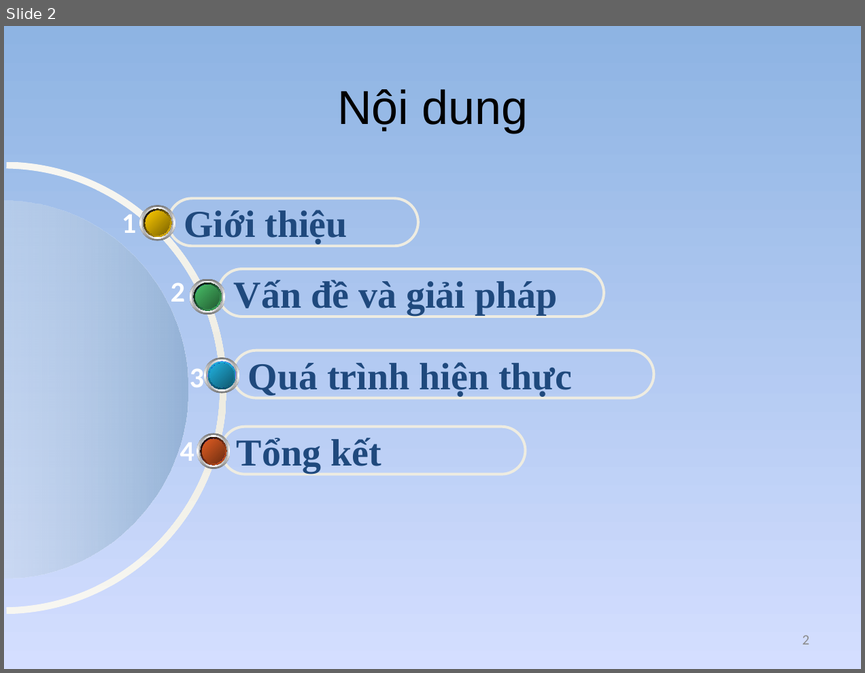
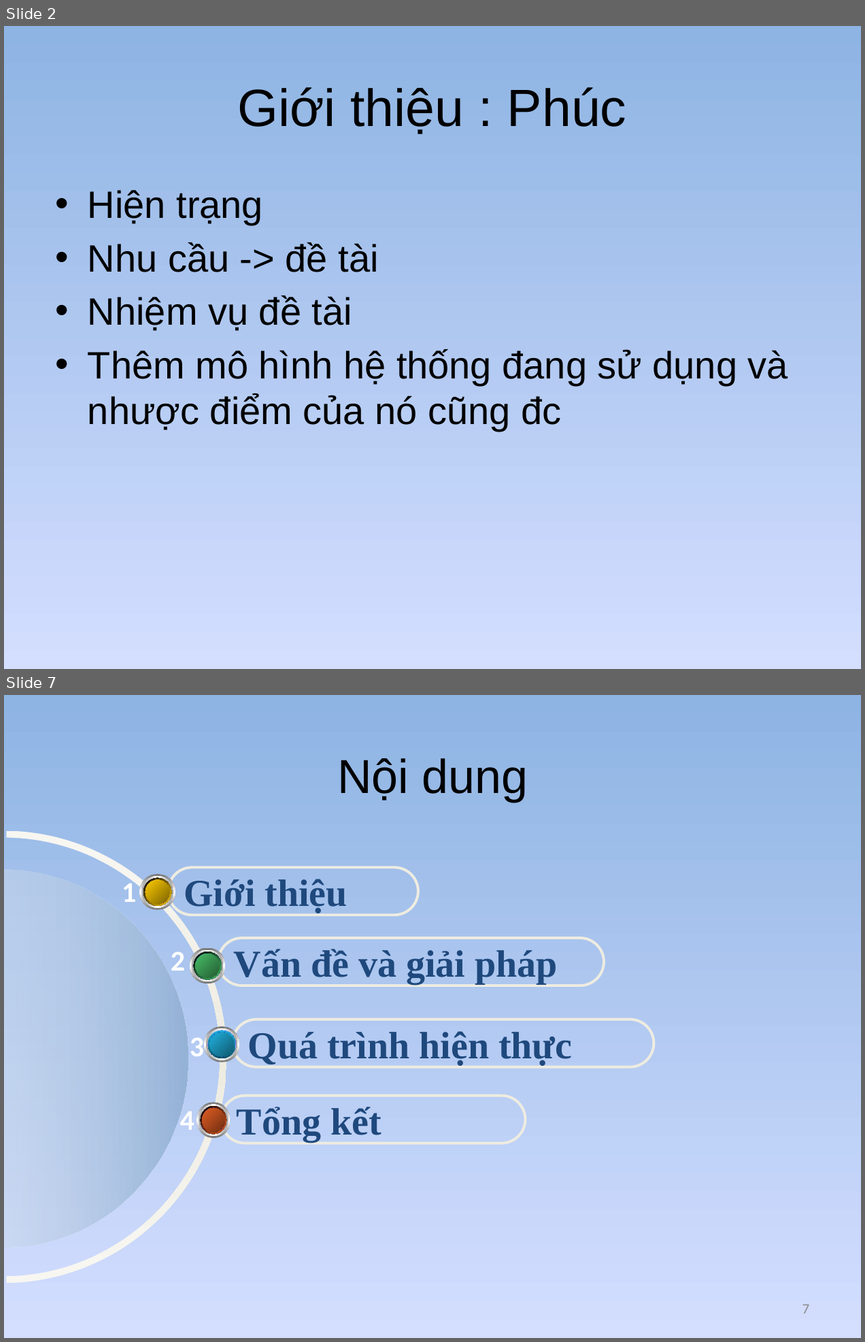
Before and after one commit to golf2109/zigbee-in-supermaket, a slide deck: docs/Report/Queue-Busting.pptx. Shown one above the other, each under a label of ours: slide 2 before the commit, slides 2 and 7 after it; the slides between them are not shown. The pictures are 865x673 and 865x1342 pixels, drawn with LibreOffice and Linux fonts; fonts in the diff are those of the drawing. Boxes give left, top, right and bottom in pixels: in the first picture for what was removed or moved away, otherwise in the second. Text is boxed around its words. In the diff, an @@ line names an element or a change of style, - is before the commit and + after.

```diff
--- a/docs/Report/Queue-Busting.pptx
+++ b/docs/Report/Queue-Busting.pptx
@@ slide 2 added at (4,26,861,669), background gradient #8EB4E3 to #D4DEFF to #96AB94 @@
@@ title added at (237,87,626,134), 44 pt, text #000000 @@
+Giới thiệu : Phúc
@@ text added at (88,190,788,431), 32 pt, text #000000 @@
+• Hiện trạng
+• Nhu cầu -> đề tài
+• Nhiệm vụ đề tài
+• Thêm mô hình hệ thống đang sử dụng và nhược điểm của nó cũng đc
@@ what was slide 2 is now slide 7 @@
@@ page number at (802,1304,810,1313): text changed @@
-2
+7
```
Also in this commit, not shown: 1 slide changed, 4 other slides added.
